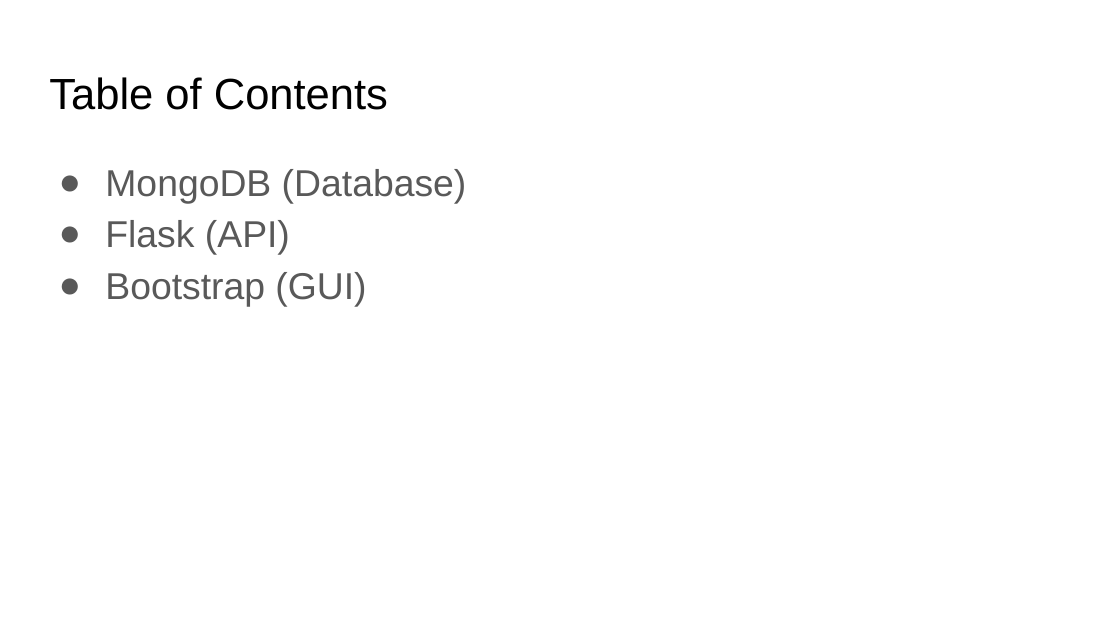
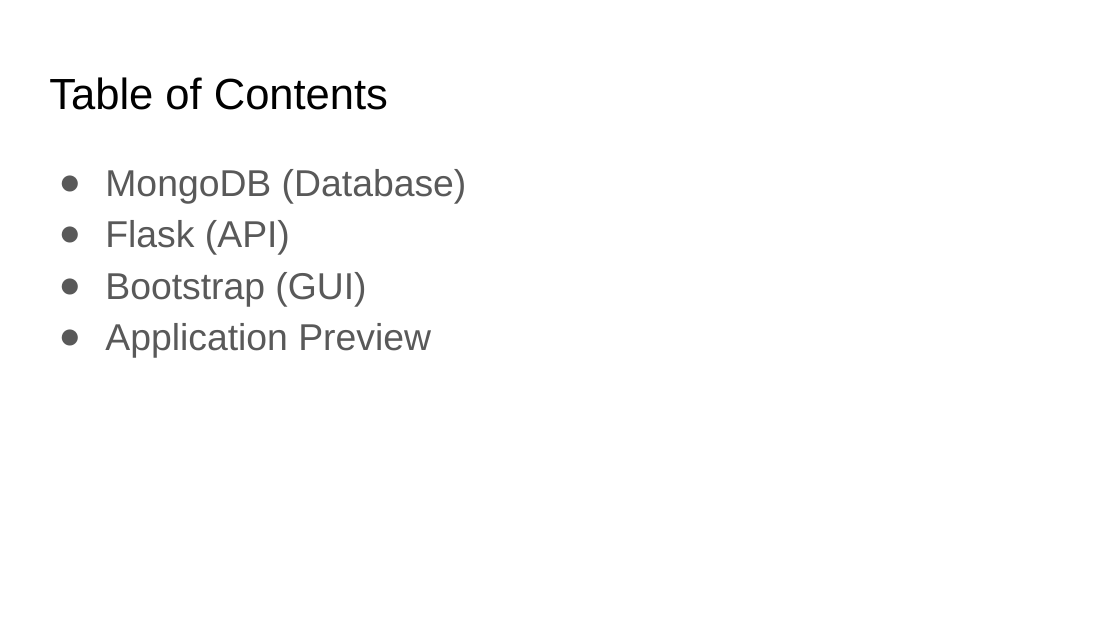
Before and after one commit to Cademcp/cis445-project1-tannercadematt, a slide deck: slide 2 of presentation/CIS 445 Project 1 Presentation.pptx. Drawn at 1120x630 pixels with LibreOffice and Linux fonts; fonts in the diff are those of the drawing. Boxes give left, top, right and bottom in pixels: in the first picture for what was removed or moved away, otherwise in the second. Text is boxed around its words. In the diff, an @@ line names an element or a change of style, - is before the commit and + after.

```diff
--- a/presentation/CIS 445 Project 1 Presentation.pptx
+++ b/presentation/CIS 445 Project 1 Presentation.pptx
@@ text at (x1=105, y1=323, x2=431, y2=358): paragraph added @@
+● Application Preview
```
Also in this commit, not shown: 1 other slide changed, 6 slides added.
